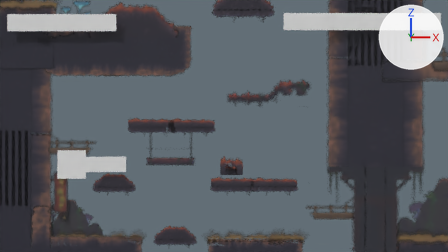
What one commit did to the Blender file scenes/cube.blend.
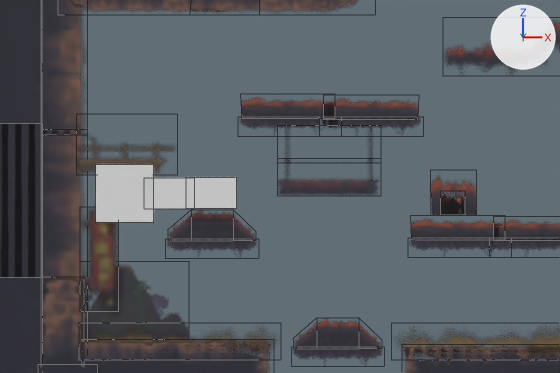
Each version appears first from the file's camera 'Camera', and next in a close-up on the part from 2% to 63% of the width and 28% to 100% of the height. Lighting does not change. The marker at upper right points along +X, +Y and +Z. The close-ups show mesh edges as thin lines.

The first close-up shows 'Cage', 'Ground', 'Ground1', 'Ground111', 'Ground2', 'Ground3', 'Ground32', 'Ground4', 'Ground5', 'Ground6', 'Ground81', 'Player', 'Rock1'.
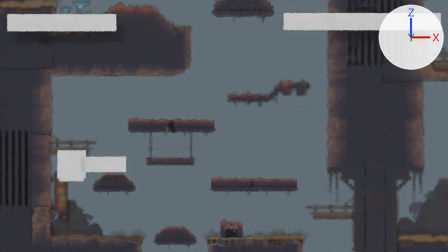
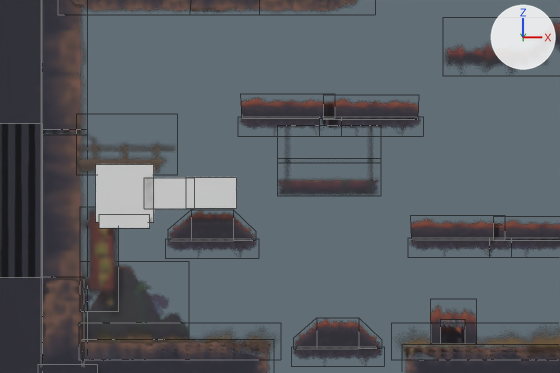
ob_empty_002 is not drawn itself; it is the parent of ob_boots.

Changed parts and their boxes [x1, y1, x2, y2] in the close-ups (560 x 373 px):
'Cage', moved
    before: [430, 176, 476, 215]
    after: [430, 305, 476, 344]
'Boots', moved
    before: [440, 194, 465, 215]
    after: [440, 323, 465, 344]
'ComponentBoots', added
    after: [99, 214, 150, 228]

Patch to the scene script:
```diff
--- a/scenes/cube.blend.py
+++ b/scenes/cube.blend.py
@@ ob_cage @@
 ob_cage.parent = ob_empty_001
-ob_cage.location = (0.0001, 0.0667, 0.0272)
+ob_cage.location = (0.0001, 0.0667, 0.0106)
 ob_cage.rotation_euler = (1.571, 1.571, 0.0)  # degrees (90, 90, 0)
@@ ob_empty_002 @@
 ob_empty_002 = bpy.data.objects.new('Empty.002', None)
-ob_empty_002.location = (-13.21, 6.0, -1.47)
+ob_empty_002.location = (-13.21, 6.0, -2.799)
 ob_empty_002.rotation_euler = (0.0, 0.0, -1.571)  # degrees (0, 0, -90)
@@ ob_componentboots @@
+ob_componentboots = bpy.data.objects.new('ComponentBoots', me_player_003.copy())  # the mesh of ob_playerattack
+ob_componentboots.parent = ob_player
+ob_componentboots.matrix_parent_inverse = Matrix(((3.333, 0.0, 0.0, 37.32), (0.0, 0.0, 3.333, -3.258), (0.0, -3.333, 0.0, 19.62), (0.0, 0.0, 0.0, 1.0)))
+ob_componentboots.location = (-11.2, 5.857, 0.69)
+ob_componentboots.rotation_euler = (1.571, 0.0, 0.0)  # degrees (90, 0, 0)
+ob_componentboots.scale = (0.258, 0.07, 0.1)
```
